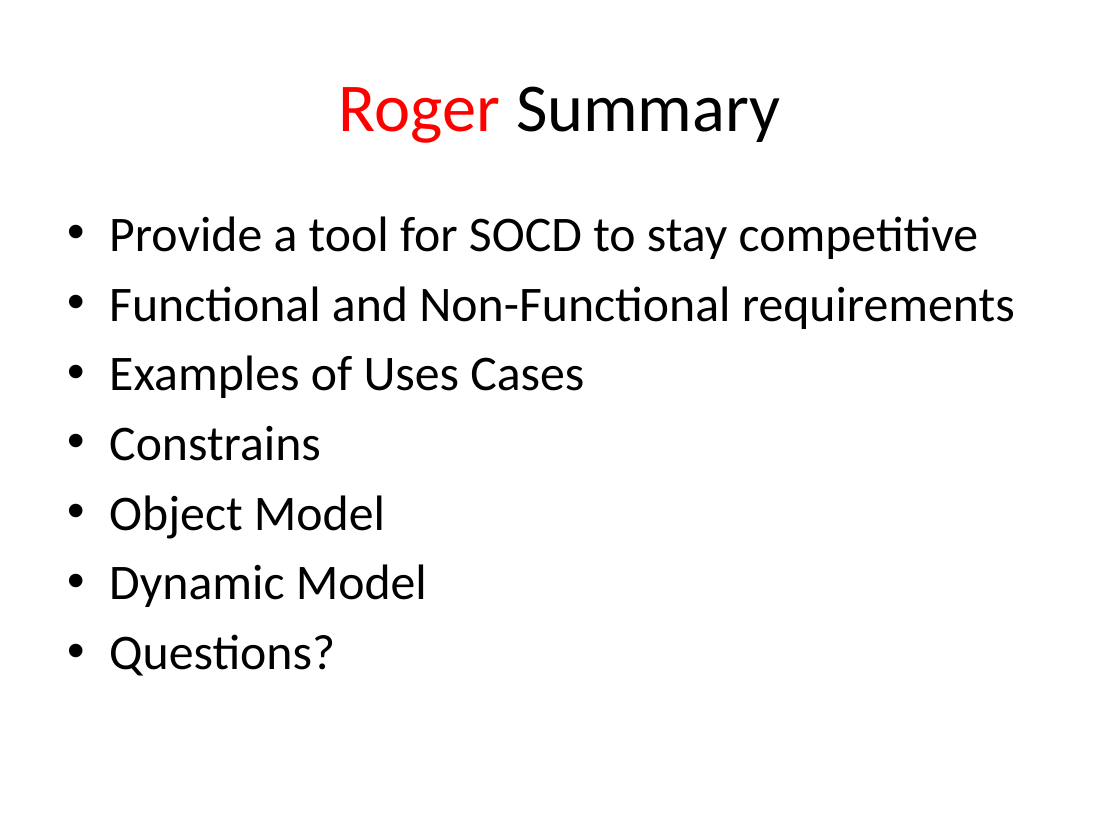
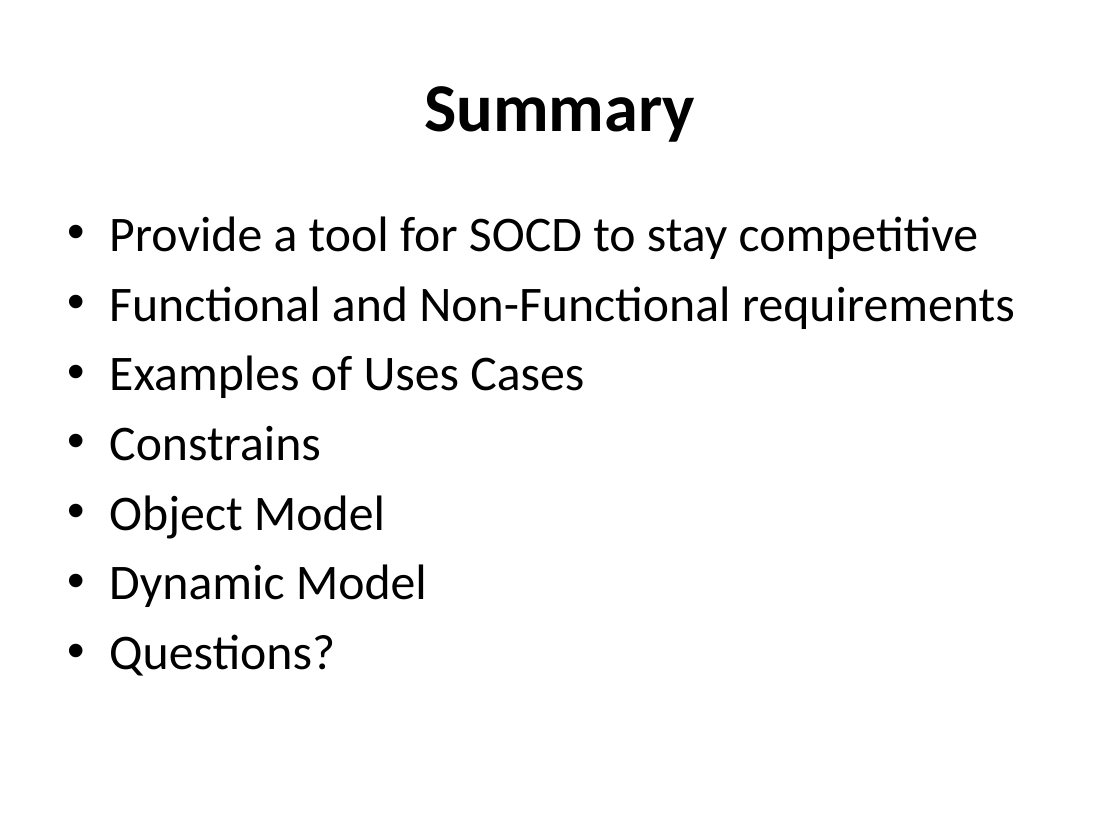
Before and after one commit to cen4010-onlinecardealer/docs, a slide deck: slide 17 of Online+Car+Dealer+System.pptx. Drawn at 1120x840 pixels with LibreOffice and Linux fonts; fonts in the diff are those of the drawing. Boxes give left, top, right and bottom in pixels: in the first picture for what was removed or moved away, otherwise in the second. Text is boxed around its words. In the diff, an @@ line names an element or a change of style, - is before the commit and + after.

```diff
--- a/Online+Car+Dealer+System.pptx
+++ b/Online+Car+Dealer+System.pptx
@@ title at bbox=[424, 86, 695, 142]: text changed; bold on @@
-Roger Summary
+Summary
```
Also in this commit, not shown: 16 other slides changed.
